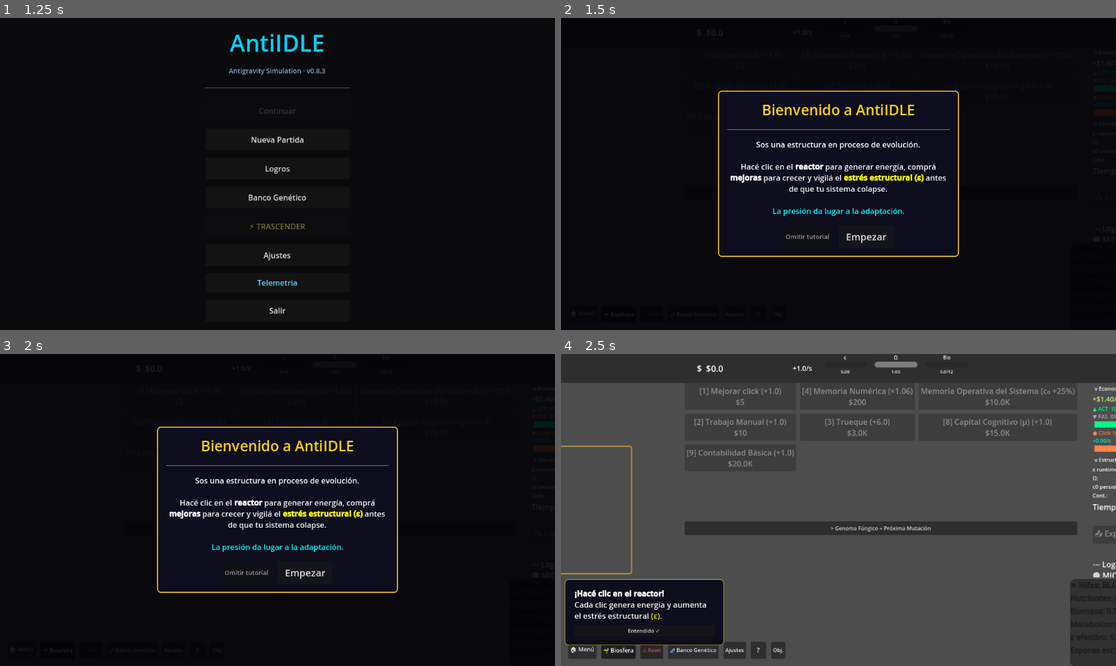
Above: before the commit, frames 1-4 (two rows, left to right).
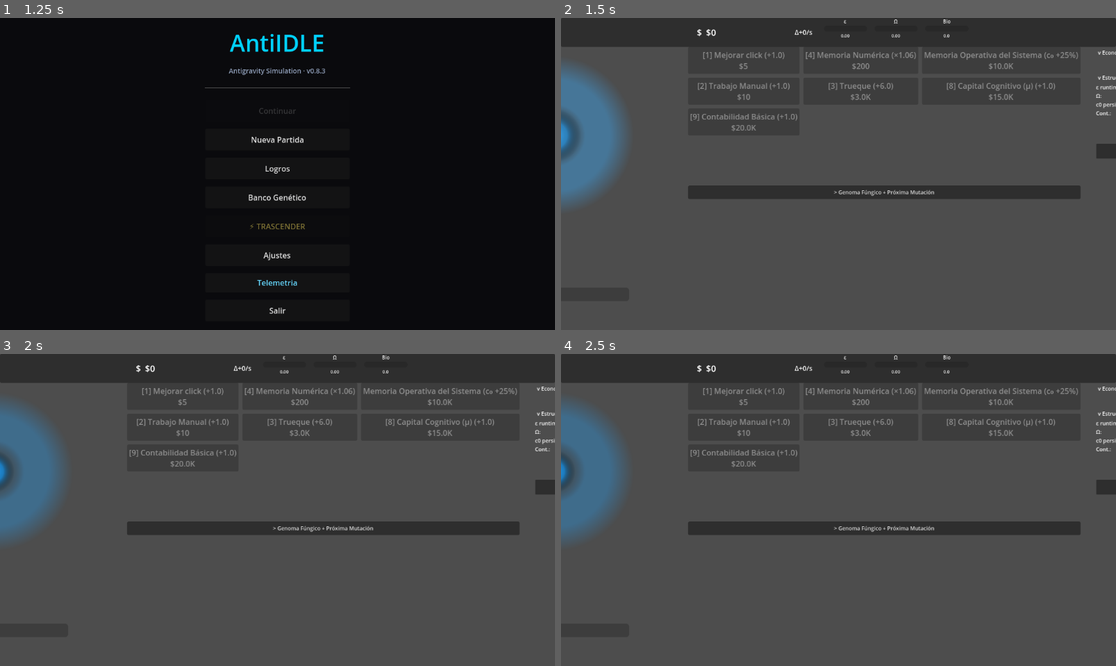
Above: after the commit, the same moments.

Repository: amurito/godot-idle-game
Game: Godot game, scene res://MainMenu.tscn
Same seed, same stepped clock (60 frames per second), same inputs: the game is played once before the commit and once after it.
Inputs (mouse positions are in pixels of both pictures, inside the frame that each line leads up to):
- Up to frame 1 (1.25 s): click "Iniciar" at 0.5 s
- Up to frame 2 (1.5 s): click "Nueva Partida" at 1.25 s
- Up to frame 3 (2 s): no input
- Up to frame 4 (2.5 s): click (866, 572) at 2 s, where only the run before the commit has a clickable "Empezar"

Frame 1 is identical in both runs. In frame 2, 100% of the frame differs, in the area x 0-100%, y 0-100%; in frame 3, 100%; in frame 4, 17%.
Error after the commit: Parse Error: Cannot infer the type of "plain_str" variable because the value doesn't have a set type. (res://UIManager.gd:363)

Commit message:
feat: formula + lab mode muestran buffs de legado con colores
Formula: agrega rs (resonancia simbionte) en término activo, Λ wrapper
con au/sc/mc/ep/cc/mg? y su valor total en línea de breakdown.
Lab mode: secciones LEGADO Multiplicadores + LEGADO Defensa Ω con
valores actuales, estado condicional de mg, shocks acumulados.

Co-Authored-By: Claude Sonnet 4.6 <noreply@anthropic.com>

Diff:
--- a/UIManager.gd
+++ b/UIManager.gd
@@ -204,15 +204,15 @@
 func update_header_money(amount: float, delta_per_sec: float):
 	if header_money_value:
 		if amount >= 1e12:
-			header_money_value.text = "$%.2fT" % (amount / 1e12)
+			header_money_value.text = "%.2fT" % (amount / 1e12)
 		elif amount >= 1e9:
-			header_money_value.text = "$%.2fB" % (amount / 1e9)
+			header_money_value.text = "%.2fB" % (amount / 1e9)
 		elif amount >= 1e6:
-			header_money_value.text = "$%.2fM" % (amount / 1e6)
+			header_money_value.text = "%.2fM" % (amount / 1e6)
 		elif amount >= 1e3:
-			header_money_value.text = "$%.1fK" % (amount / 1e3)
+			header_money_value.text = "%.1fK" % (amount / 1e3)
 		else:
-			header_money_value.text = "$" + str(round(amount))
+			header_money_value.text = str(round(amount))
 
 	if header_money_delta:
 		var delta_text = ""
@@ -302,14 +302,14 @@
 	var has_abc = UpgradeManager.level("click_mult") > 0
 
 	# --- TÉRMINO ACTIVO (Clicks) ---
-	# clicks · a · b · cₙ
 	var active_term = "clicks · a"
 	if has_abc: active_term += " · b"
 	active_term += " · cₙ"
 
 	if LegacyManager.get_buff_value("impulso_manual"):
 		active_term = "( " + active_term + " · [color=#ffcc00]im[/color] )"
-
+	if LegacyManager.get_buff_value("resonancia_simbionte"):
+		active_term += " · [color=#44ee88]rs[/color]"
 	if RunManager.vacio_hambriento_active:
 		active_term += " · [color=#bb44ff]vh[/color]"
 
@@ -332,27 +332,58 @@
 				e_term += " · [color=cyan]ea[/color]"
 			formula_main += " + " + e_term
 
-	# --- MULTIPLICADOR GLOBAL (μ) ---
+	# --- REDIRECCIÓN + μ ---
 	if LegacyManager.get_buff_value("redireccion_energia"):
 		formula_main += " + [color=#ffcc00]re[/color]"
-
 	if main.cached_mu > 1.01:
 		formula_main = "[ " + formula_main + " ] · [color=#ff4dff]μ[/color]"
 
-	var plain_str = formula_main.replace("[color=#ffcc00]", "").replace("[color=#ff4dff]", "").replace("[/color]", "")
-	var fLen = plain_str.length()
-	var fSize = 18
+	# --- MULTIPLICADORES GLOBALES DE LEGADO (Λ) ---
+	# Aplican a click + pasivo simultáneamente
+	var lambda_parts: Array = []
+	var lambda_total := 1.0
+	if LegacyManager.get_buff_value("aura_dorada"):
+		lambda_parts.append("[color=#ffdd44]au[/color]"); lambda_total *= 1.5
+	if LegacyManager.get_buff_value("semilla_cosmica"):
+		lambda_parts.append("[color=#8899ff]sc[/color]"); lambda_total *= 2.0
+	if LegacyManager.get_buff_value("mente_colmena"):
+		lambda_parts.append("[color=#ff44ff]mc[/color]"); lambda_total *= 3.0
+	var eco_v: float = LegacyManager.get_effect_value("all_income_mult")
+	if eco_v > 0.0:
+		lambda_parts.append("[color=#44ffaa]ep[/color]"); lambda_total *= (1.0 + eco_v)
+	if LegacyManager.has_cosmic_buff("convergencia_ciclica") and LegacyManager.trascendencia_count > 0:
+		lambda_parts.append("[color=#ffaa44]cc[/color]")
+		lambda_total *= (1.0 + LegacyManager.trascendencia_count * 0.05)
+	if LegacyManager.get_buff_value("metabolismo_glitch"):
+		lambda_parts.append("[color=#9933cc]mg?[/color]")  # condicional ε>0.40
+	if lambda_parts.size() > 0:
+		formula_main += " · [color=#ffdd88]Λ[/color]"
+
+	# Auto-escala por longitud
+	var plain_str := formula_main
+	for tag in ["[color=#ffcc00]","[color=#ff4dff]","[color=#44ee88]","[color=#bb44ff]",
+				"[color=#ffdd44]","[color=#8899ff]","[color=#ff44ff]","[color=#44ffaa]",
+				"[color=#ffaa44]","[color=#9933cc]","[color=#ffdd88]","[color=cyan]","[/color]"]:
+		plain_str = plain_str.replace(tag, "")
+	var fLen := plain_str.length()
+	var fSize := 18
 	if fLen > 70: fSize = 13
 	elif fLen > 55: fSize = 15
 	elif fLen > 40: fSize = 16
 
 	var t: String = "[center][font_size=%d]∫$ = " % fSize + formula_main + "[/font_size]\n"
 
+	# Λ breakdown (solo si hay mults de legado)
+	if lambda_parts.size() > 0:
+		t += "[color=#ffdd88][font_size=11]Λ = " + " · ".join(lambda_parts)
+		if LegacyManager.get_buff_value("metabolismo_glitch"):
+			t += "  (mg activo si ε>0.40)"
+		t += "[/font_size][/color]\n"
+
 	# Información del Modelo
 	t += "fⁿ = c₀ · κμ^(1 - 1/n)\n\n"
 	t += "κμ = k · (1 + α · (μ - 1))\n"
-
-	var raw_n = main.get_structural_upgrades()
+	var raw_n := main.get_structural_upgrades()
 	t += "[color=#cccccc]c₀ = %.2f  cₙ = %.2f  μ = %.2f  n = %d[/color][/center]" % [
 		StructuralModel.persistence_base, StructuralModel.persistence_dynamic, main.cached_mu, raw_n
 	]
@@ -440,7 +471,61 @@
 	if acc_lvl_d > 0:
 		t += "Contabilidad ×μ = ×%.2f\n" % (1.0 + acc_lvl_d * 0.08)
 	if RunManager.resilience_score > 0.0:
-		t += "Resiliencia ×μ = ×%.2f (score %.0f)" % [1.0 + min(RunManager.resilience_score / 300.0, 1.0) * 0.30, RunManager.resilience_score]
+		t += "Resiliencia ×μ = ×%.2f (score %.0f)\n" % [1.0 + min(RunManager.resilience_score / 300.0, 1.0) * 0.30, RunManager.resilience_score]
+
+	# --- LEGADO: MULTIPLICADORES DE INGRESOS ---
+	var has_income_buff := false
+	var income_section := "\n--- LEGADO: Multiplicadores ---\n"
+	if LegacyManager.get_buff_value("impulso_manual"):
+		income_section += "im  Impulso Manual        click base ×2.00\n"; has_income_buff = true
+	if LegacyManager.get_buff_value("resonancia_simbionte"):
+		income_section += "rs  Resonancia Simbionte   click ×1.20\n"; has_income_buff = true
+	if LegacyManager.get_buff_value("aura_dorada"):
+		income_section += "au  Aura Dorada            click ×1.50 · pasivo ×1.50\n"; has_income_buff = true
+	if LegacyManager.get_buff_value("semilla_cosmica"):
+		income_section += "sc  Semilla Cósmica        click ×2.00 · pasivo ×2.00\n"; has_income_buff = true
+	if LegacyManager.get_buff_value("mente_colmena"):
+		income_section += "mc  Mente Colmena          pasivo ×3.00\n"; has_income_buff = true
+	if LegacyManager.get_buff_value("metabolismo_glitch"):
+		var mg_active := StructuralModel.epsilon_runtime > 0.40
+		var mg_state := "ACTIVO" if mg_active else "inactivo (ε=%.2f)" % StructuralModel.epsilon_runtime
+		income_section += "mg  Metabolismo Oscuro     click ×1.50 · pasivo ×1.80  [%s]\n" % mg_state
+		has_income_buff = true
+	var eco_mult: float = LegacyManager.get_effect_value("all_income_mult")
+	if eco_mult > 0.0:
+		income_section += "ep  Eco Primordial         todos ×%.2f\n" % (1.0 + eco_mult); has_income_buff = true
+	if LegacyManager.has_cosmic_buff("convergencia_ciclica") and LegacyManager.trascendencia_count > 0:
+		var cc_val := 1.0 + LegacyManager.trascendencia_count * 0.05
+		income_section += "cc  Convergencia Cíclica   todos ×%.2f (T=%d)\n" % [cc_val, LegacyManager.trascendencia_count]
+		has_income_buff = true
+	var cog_mult: float = LegacyManager.get_effect_value("cognitivo_income_mult_per_level")
+	if cog_mult > 0.0:
+		var cog_val := 1.0 + UpgradeManager.level("accounting") * cog_mult
+		income_section += "rc  Resonancia Cognitiva   todos ×%.2f (nv.cog=%d)\n" % [cog_val, UpgradeManager.level("accounting")]
+		has_income_buff = true
+	if has_income_buff:
+		t += income_section
+
+	# --- LEGADO: DEFENSA OMEGA ---
+	var has_omega_buff := false
+	var omega_section := "\n--- LEGADO: Defensa Ω ---\n"
+	if LegacyManager.get_buff_value("plasticidad_adaptativa"):
+		omega_section += "Plasticidad Adaptativa    Ω_min inicio ≥ 0.30\n"; has_omega_buff = true
+	if LegacyManager.get_buff_value("legado_homeorresis"):
+		omega_section += "Trascendencia Cristalina  Ω ≥ 0.55 (tick)\n"; has_omega_buff = true
+	if LegacyManager.get_buff_value("legado_alostasis"):
+		omega_section += "Resiliencia Alostática    Ω_min +0.02/shock (acumulado: %d shocks)\n" % RunManager.disturbances_survived
+		has_omega_buff = true
+	var eq_per_dist: float = LegacyManager.get_effect_value("omega_min_per_disturbance")
+	if eq_per_dist > 0.0:
+		omega_section += "Equilibrio Heredado       Ω_min +%.2f/shock\n" % eq_per_dist; has_omega_buff = true
+	var omega_rec: float = LegacyManager.get_effect_value("omega_recovery_speed")
+	if omega_rec > 0.0:
+		omega_section += "Setpoint Adaptativo       Ω_min regen ×%.2f/s\n" % omega_rec; has_omega_buff = true
+	if LegacyManager.get_buff_value("cristalizacion_permanente"):
+		omega_section += "Cristalización Permanente shock Ω_min −50%%\n"; has_omega_buff = true
+	if has_omega_buff:
+		t += omega_section
 
 	t += "[/color]"
 
